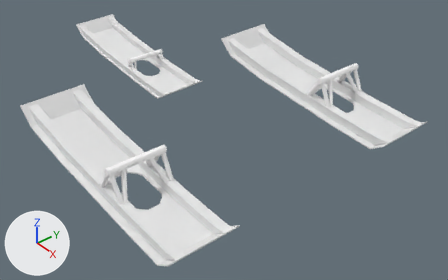
The Blender file Models/c172p-skis.blend: old version first, new version second.
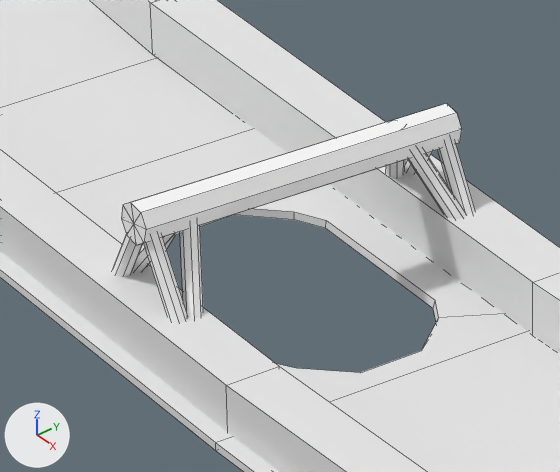
The first picture shows the older version from a camera (50 mm lens) standing at (4.07, -3.22, 1.67) and looking at (0.05, 0.11, -1.73). The close-ups show both versions on the part from 26% to 39% of the width and 14% to 31% of the height of that picture; other places that the commit changed are outside them. The axes (+X, +Y, +Z) are drawn at lower left. The lights are the same throughout. The close-ups show mesh edges as thin lines.

The first close-up shows 'NoseSki', 'NoseSkiAxle', 'NoseSkiAxleBl', 'NoseSkiAxleBr', 'NoseSkiBraceL', 'NoseSkiBraceR'.
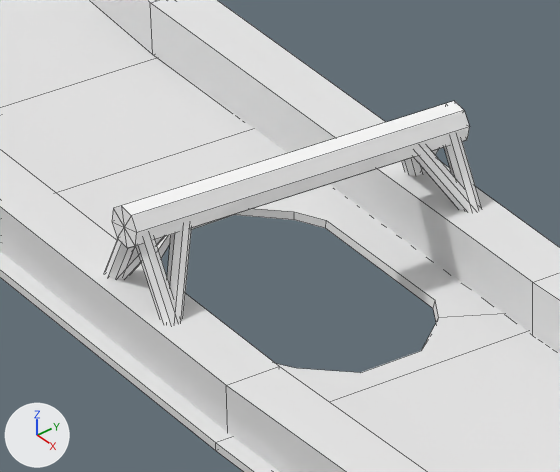
Where the change shows, as pixel boxes (x1, y1, x2, y2) in the close-ups (560 x 472 px; the box of a moved part takes in the faces that stretch with it):
'NoseSkiAxle', mesh rescaled, moved
    before: (121, 103, 462, 245)
    after: (112, 101, 470, 248)
'NoseSkiAxleBl', reshaped, moved, turned
    before: (112, 223, 203, 322)
    after: (104, 226, 191, 325)
'NoseSkiAxleBr', reshaped, moved, turned
    before: (386, 138, 475, 219)
    after: (402, 136, 481, 212)
part 1 of me_axle_033, moved or reshaped
    before: (405, 152, 432, 175)
    after: (422, 149, 439, 172)
part 2 of me_axle_033, moved or reshaped
    before: (386, 139, 475, 219)
    after: (402, 136, 481, 212)
part 4 of me_axle_034, moved or reshaped
    before: (127, 103, 462, 243)
    after: (118, 101, 470, 246)

What the commit changed:
me_axle_034 has 18 vertices, 24 faces and spans x -0.025..0.026, y -0.131..0.212, z -0.026..0.028.
me_axle_034 is used by ob_noseskiaxle; location (-1.1136, -0.0512, -1.2027); rotation (-0.0256, 0.0108, 0.00913), in degrees (-1.5, 0.6, 0.5); scale (0.986, 1.18, 0.957).
me_axle_034 part 4: the whole mesh is scaled about its middle by (1, 1.05, 1), then moved by (0.0, 0.009, 0.0).
me_axle_033 is used by ob_noseskiaxlebr; location (-1.066, 0.1843, -1.2699); rotation (-1.613, -0.438, 0.0753), in degrees (-92, -25, 4.3); scale (0.429, 0.514, 0.416).
me_axle_033 had 72 vertices, 96 faces and spanned x -0.354..0.005, y -0.197..0.134, z -0.153..0.048.
me_axle_033 now has 72 vertices, 96 faces and spans x -0.358..0.013, y -0.197..0.131, z -0.166..0.028.
me_axle_033 part 1: the loose piece of 18 vertices spanning x -0.354..-0.039, y -0.182..0.0, z -0.014..0.048 is multiplied about its middle by the matrix ((1.005, -0.052, -0.087), (0.063, 1.001, 0.119), (0.08, -0.123, 0.999)), then moved by (-0.001, -0.012, -0.03).
me_axle_033 part 2: 54 of 72 vertices moved; they spanned x -0.321..0.005, y -0.197..0.134, z -0.153..0.029 and now span x -0.321..0.013, y -0.197..0.131, z -0.166..0.028; mean shift (-0.004, -0.006, -0.013); largest move (-0.005, 0.134, 0.007) -> (-0.296, -0.035, 0.016).
me_axle_029 is used by ob_noseskiaxlebl; location (-1.0677, -0.1914, -1.2598); rotation (-1.611, -0.439, 0.119), in degrees (-92, -25, 6.8); scale (0.429, 0.514, 0.416).
me_axle_029 had 72 vertices, 96 faces and spanned x -0.325..0.011, y -0.179..0.134, z -0.026..0.168.
me_axle_029 now has 72 vertices, 96 faces and spans x -0.336..0.018, y -0.169..0.148, z -0.026..0.168.
me_axle_029 part 3: 72 of 72 vertices moved; they spanned x -0.325..0.011, y -0.179..0.134, z -0.026..0.168 and now span x -0.336..0.018, y -0.169..0.148, z -0.026..0.168; mean shift (-0.01, 0.005, 0.013); largest move (-0.005, 0.134, 0.007) -> (-0.303, 0.001, 0.054).
Object 'NoseSkiAxle' (ob_noseskiaxle) moves from (-1.1136, -0.0512, -1.2027) to (-1.1136, -0.0628, -1.2027).
Object 'NoseSkiAxleBr' (ob_noseskiaxlebr) moves from (-1.066, 0.1843, -1.2699) to (-1.063, 0.2053, -1.2687).
Object 'NoseSkiAxleBr' (ob_noseskiaxlebr) turns from (-92, -25, 4.3) to (-84, -29, -0.4) degrees about x, y and z.
Object 'NoseSkiAxleBl' (ob_noseskiaxlebl) moves from (-1.0677, -0.1914, -1.2598) to (-1.0641, -0.2087, -1.2483).
Object 'NoseSkiAxleBl' (ob_noseskiaxlebl) turns from (-92, -25, 6.8) to (-101, -28, 12) degrees about x, y and z.
